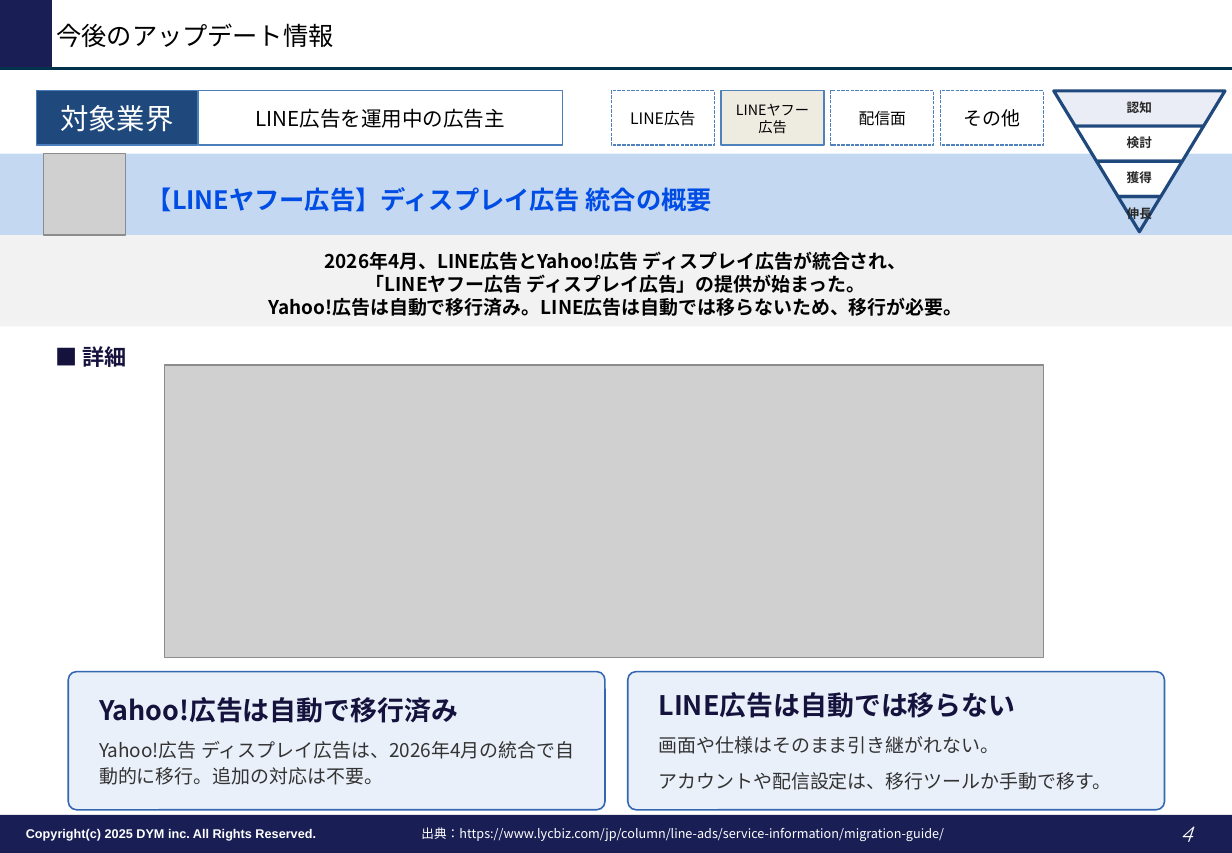
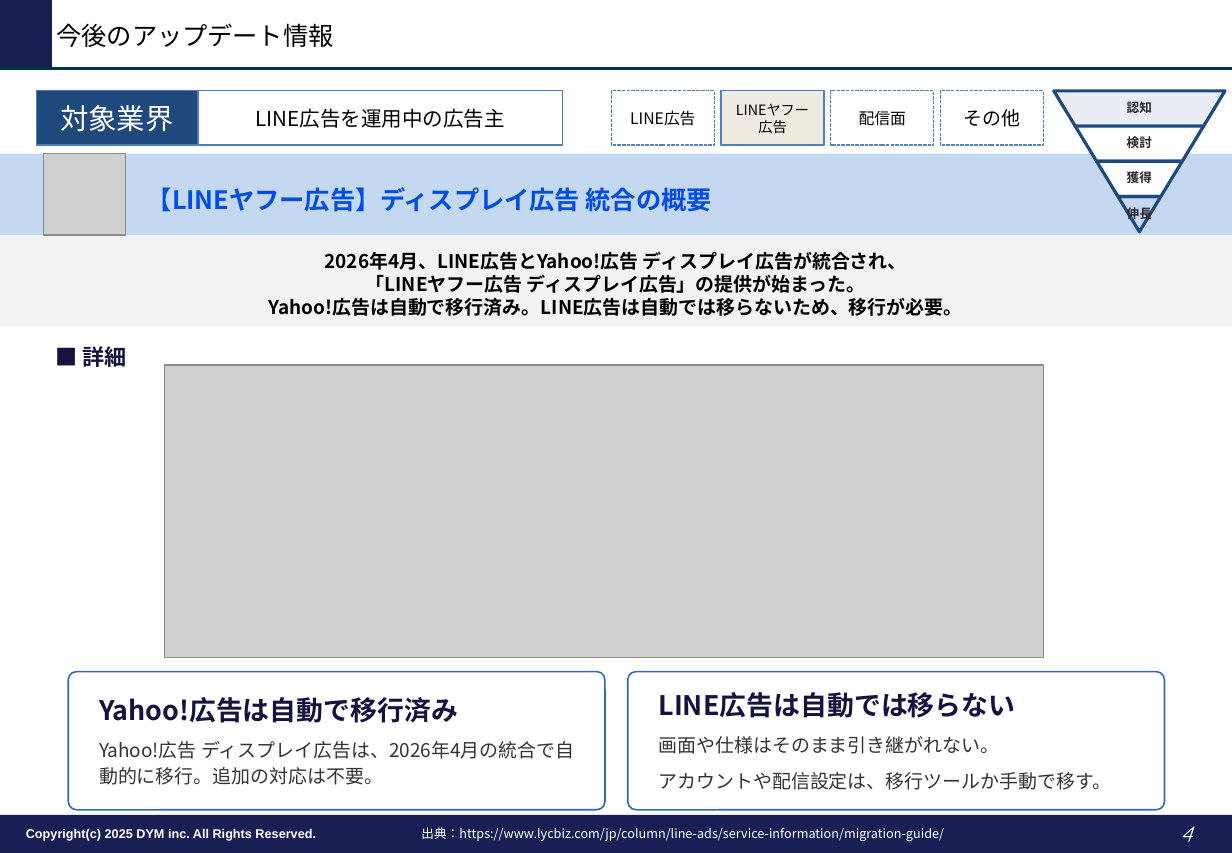
Before and after one commit to tonomura-r-dev/folder, a slide deck: slide 4 of LINE広告トレンドレポート_2026年10月.pptx. Drawn at 1232x853 pixels with LibreOffice and Linux fonts; fonts in the diff are those of the drawing; grey boxes stand for pictures; background and template pictures are left out. Boxes give left, top, right and bottom in pixels: in the first picture for what was removed or moved away, otherwise in the second. Text is boxed around its words. In the diff, an @@ line names an element or a change of style, - is before the commit and + after.

```diff
--- a/LINE広告トレンドレポート_2026年10月.pptx
+++ b/LINE広告トレンドレポート_2026年10月.pptx
@@ rounded rectangle "Yahoo!広告は自動で移行済み" at (68,671,605,810): fill #EAF0FA to #FFFFFF @@
@@ rounded rectangle "LINE広告は自動では移らない" at (628,671,1165,810): fill #EAF0FA to #FFFFFF @@
```
Also in this commit, not shown: 4 other slides changed.
